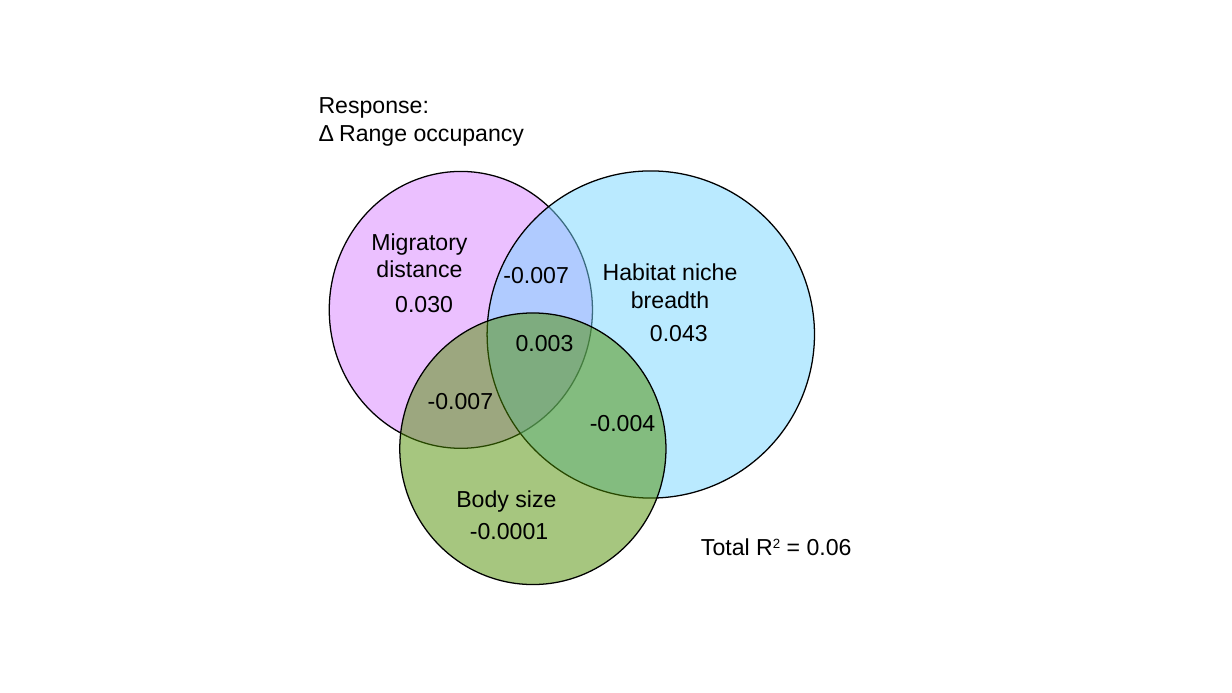
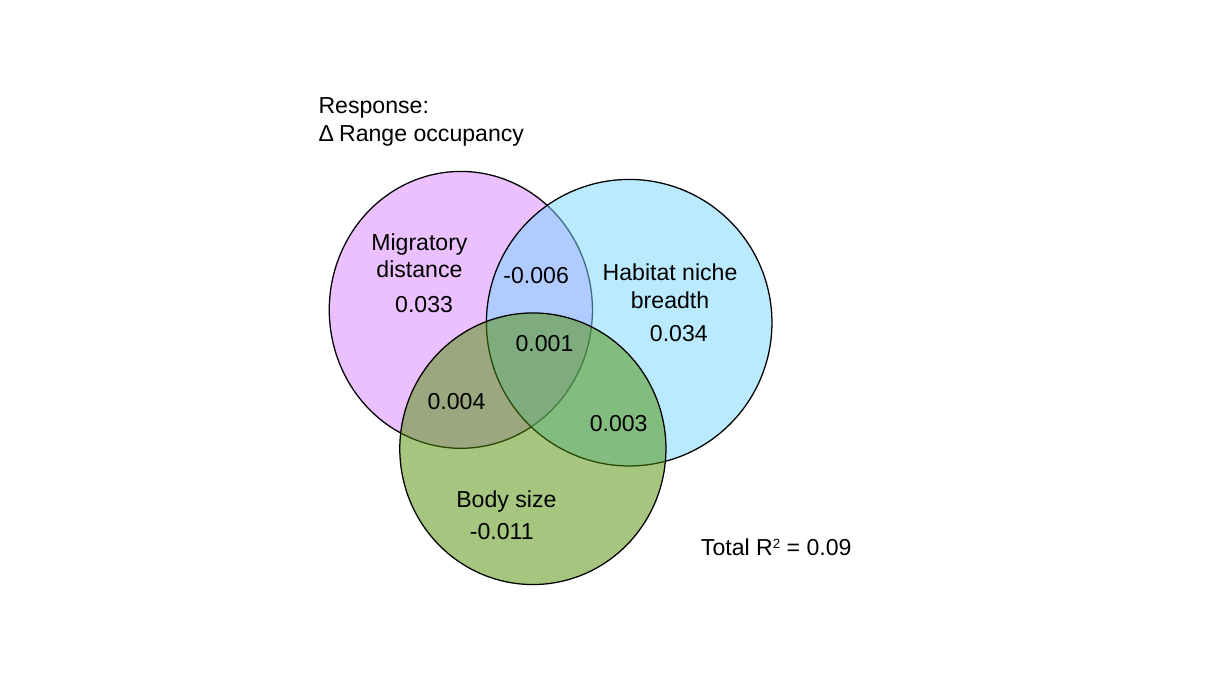
Before and after one commit to zahraddeen1/avian-range-shifts, a slide deck: slide 6 of figures/sem_venn_figures.pptx. Drawn at 1232x693 pixels with LibreOffice and Linux fonts; fonts in the diff are those of the drawing. Boxes give left, top, right and bottom in pixels: in the first picture for what was removed or moved away, otherwise in the second. Text is boxed around its words. In the diff, an @@ line names an element or a change of style, - is before the commit and + after.

```diff
--- a/figures/sem_venn_figures.pptx
+++ b/figures/sem_venn_figures.pptx
@@ ellipse: place and size @@
-ellipse at bbox=[487, 171, 814, 498]
+ellipse at bbox=[486, 179, 772, 466]
@@ text at bbox=[503, 267, 568, 284]: text changed @@
--0.007
+-0.006
@@ text at bbox=[395, 296, 453, 313]: text changed @@
-0.030
+0.033
@@ text at bbox=[650, 325, 708, 342]: text changed @@
-0.043
+0.034
@@ text at bbox=[516, 335, 574, 351]: text changed @@
-0.003
+0.001
@@ text at bbox=[428, 393, 486, 409]: text changed @@
--0.007
+0.004
@@ text at bbox=[590, 415, 648, 431]: text changed @@
--0.004
+0.003
@@ text at bbox=[470, 523, 534, 539]: text changed @@
--0.0001
+-0.011
@@ text at bbox=[701, 538, 852, 556]: text changed @@
-Total R2 = 0.06
+Total R2 = 0.09
```
Also in this commit, not shown: 6 other slides changed, 10 other files.
